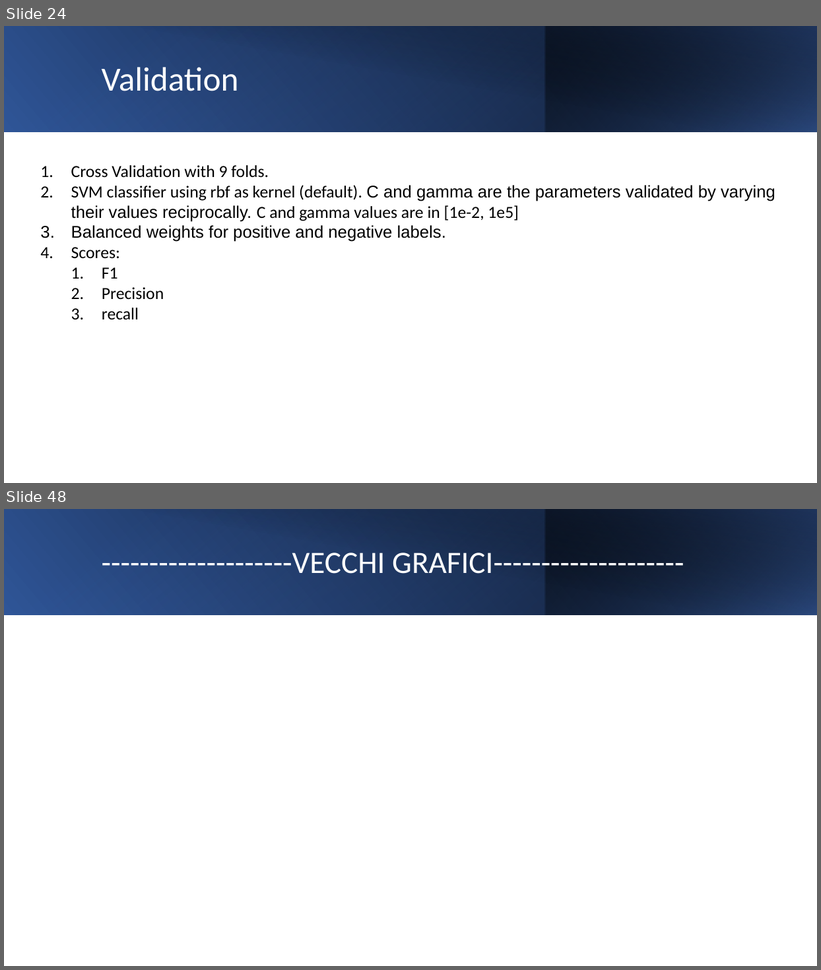
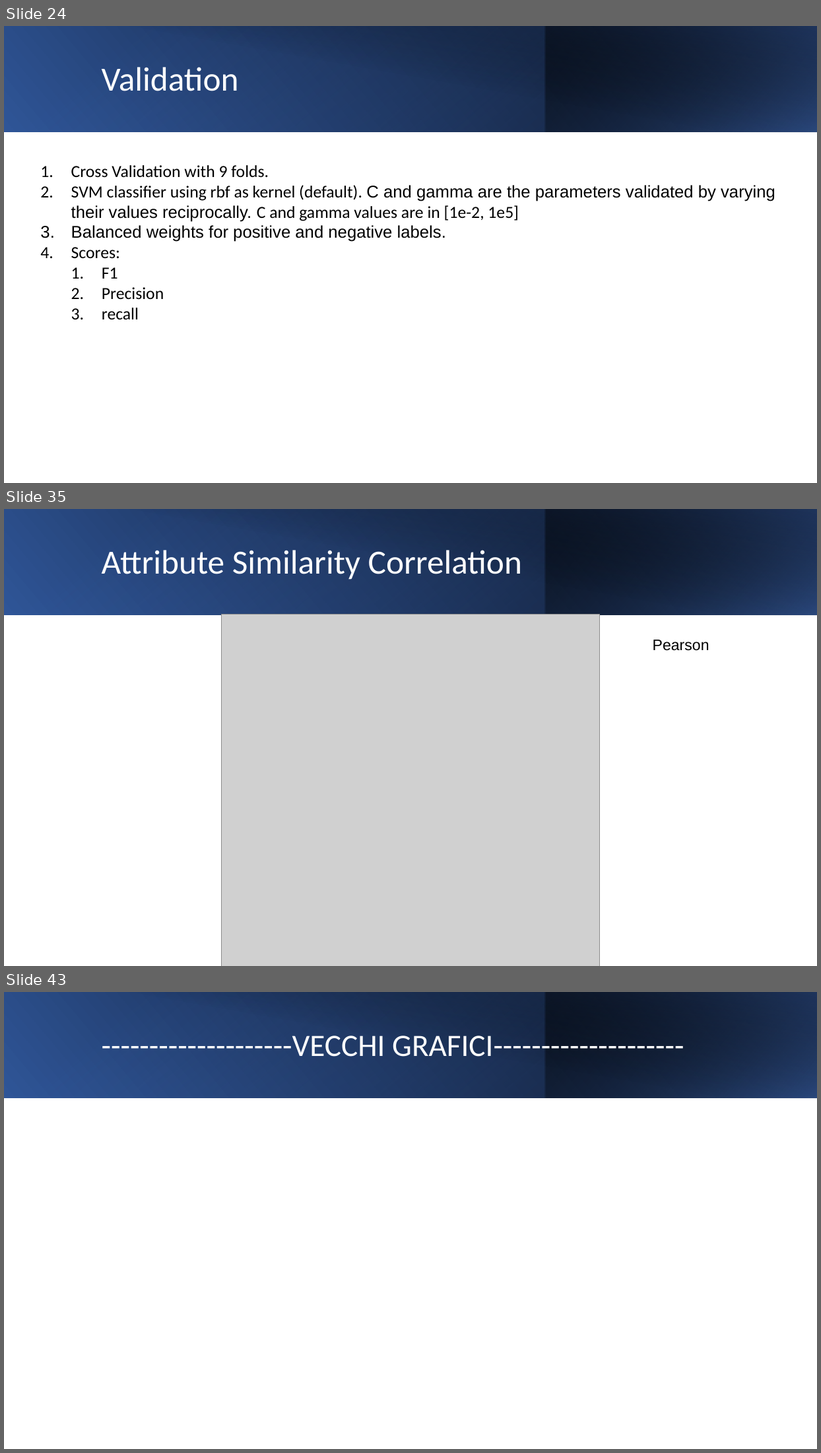
Before and after one commit to GiuseppePorcaro/Near-duplicate-states-with-kelp, a slide deck: src/main/resources/plots/Near duplicate states with kelp.pptx. Shown one above the other, each under a label of ours: slides 24 and 48 before the commit, slides 24, 35 and 43 after it; the slides between them are not shown. The pictures are 821x970 and 821x1453 pixels, drawn with LibreOffice and Linux fonts; fonts in the diff are those of the drawing; grey boxes stand for pictures. Boxes give left, top, right and bottom in pixels: in the first picture for what was removed or moved away, otherwise in the second. Text is boxed around its words. In the diff, an @@ line names an element or a change of style, - is before the commit and + after.

```diff
--- a/src/main/resources/plots/Near duplicate states with kelp.pptx
+++ b/src/main/resources/plots/Near duplicate states with kelp.pptx
@@ slide 35 added at [4, 509, 817, 966], background #FFFFFF @@
@@ rectangle added at [4, 525, 817, 966], fill #FFFFFF @@
@@ rectangle added at [4, 509, 817, 615], fill gradient #000000 to #2F5597 @@
@@ rectangle added at [4, 509, 545, 615], fill gradient #4472C4 to #203864 @@
@@ rectangle added at [34, 509, 817, 616], fill gradient #000000 to #203864 @@
@@ rectangle added at [545, 509, 817, 615], fill gradient #4472C4 to #000000 @@
@@ title added at [102, 550, 522, 580], 40 pt, text #FFFFFF @@
+Attribute Similarity Correlation
@@ picture added at [221, 615, 600, 966] @@
@@ text added at [653, 640, 710, 651], 18 pt, text #000000 @@
+Pearson
@@ what was slide 48 is now slide 43 @@
```
Also in this commit, not shown: 5 slides changed, 12 other slides added, 18 slides removed, 5 other files.
